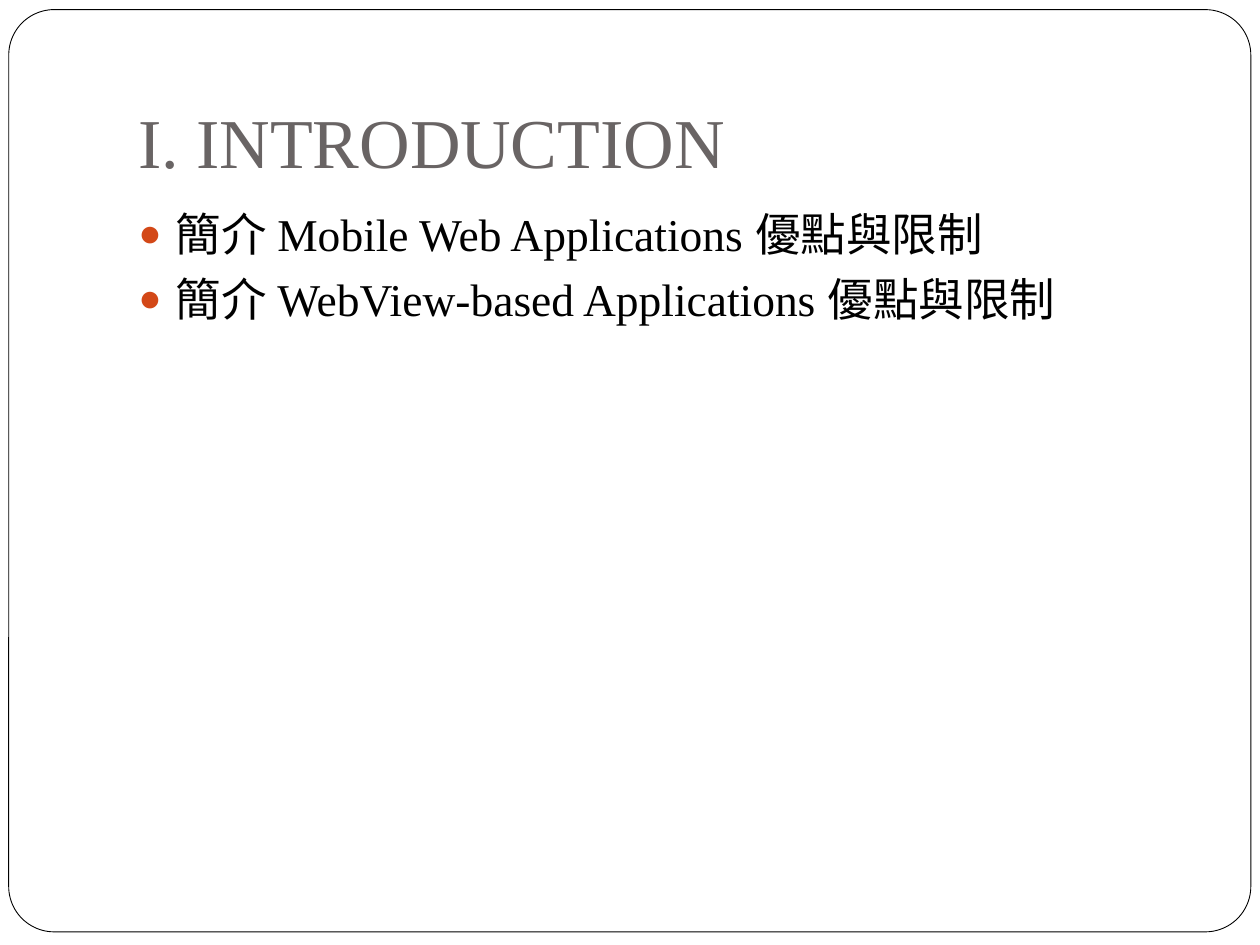
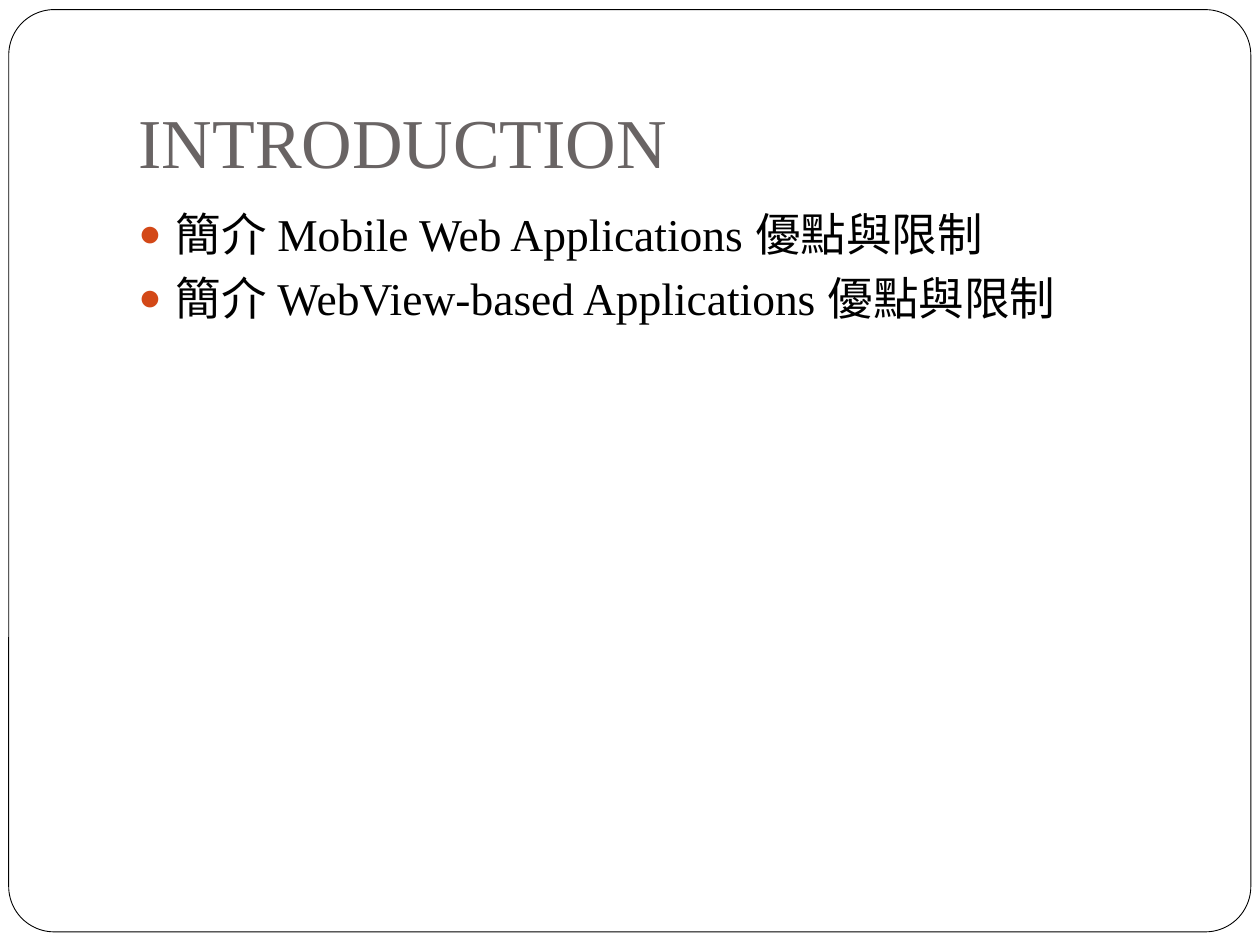
Before and after one commit to peter279k/regular_meeting, a slide deck: slide 3 of Recommendations for Webview Based Mobile.ppt. Drawn at 1260x945 pixels with LibreOffice and Linux fonts; fonts in the diff are those of the drawing. Boxes give left, top, right and bottom in pixels: in the first picture for what was removed or moved away, otherwise in the second. Text is boxed around its words. In the diff, an @@ line names an element or a change of style, - is before the commit and + after.

```diff
--- a/Recommendations for Webview Based Mobile.ppt
+++ b/Recommendations for Webview Based Mobile.ppt
@@ title at [139, 121, 667, 169]: text changed @@
-I. INTRODUCTION
+INTRODUCTION
```
Also in this commit, not shown: 11 other slides changed.
